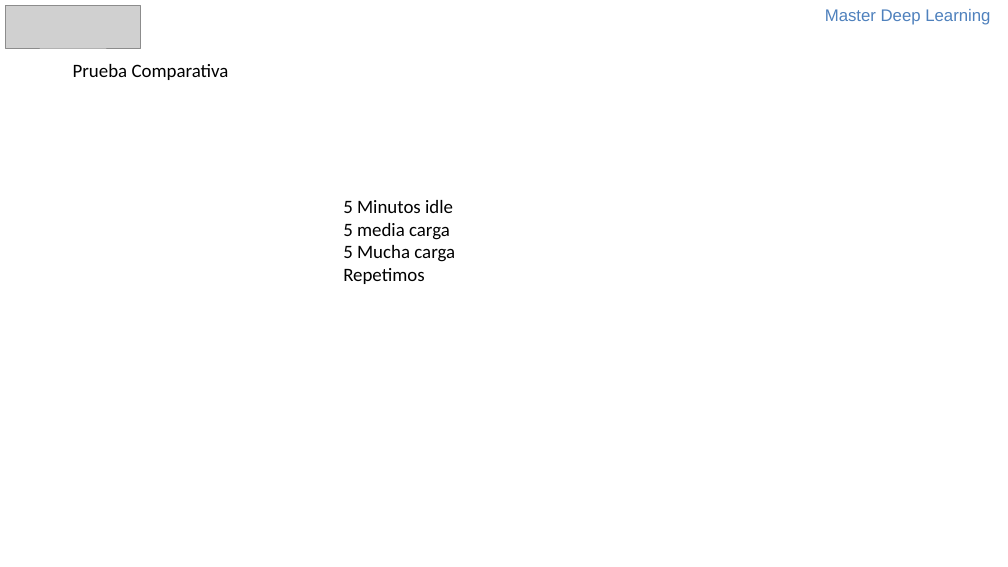
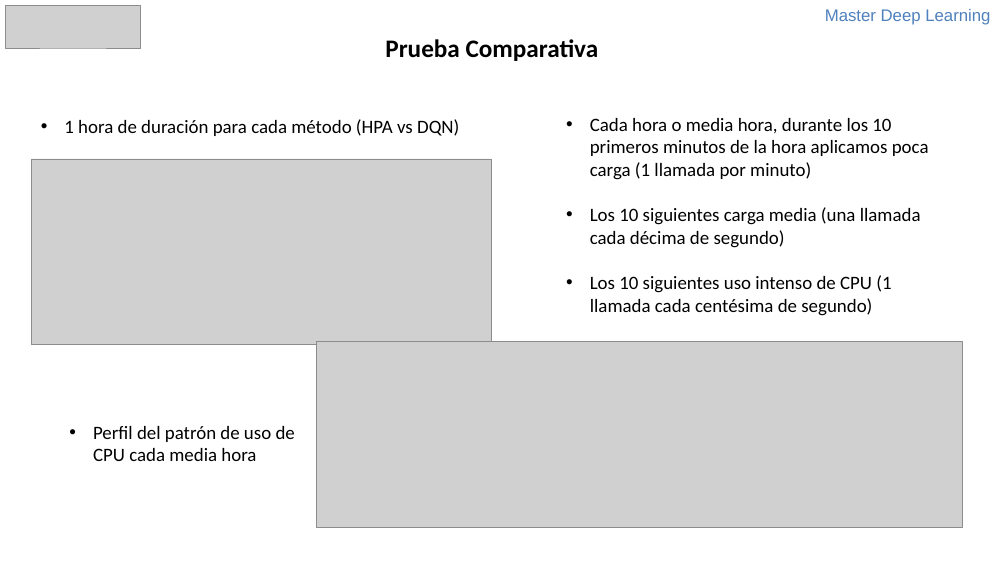
Before and after one commit to mlalandag/HPAwDRL, a slide deck: slide 14 of doc/HpaWithDrl.pptx. Drawn at 1008x567 pixels with LibreOffice and Linux fonts; fonts in the diff are those of the drawing; grey boxes stand for pictures. Boxes give left, top, right and bottom in pixels: in the first picture for what was removed or moved away, otherwise in the second. Text is boxed around its words. In the diff, an @@ line names an element or a change of style, - is before the commit and + after.

```diff
--- a/doc/HpaWithDrl.pptx
+++ b/doc/HpaWithDrl.pptx
@@ text "Prueba Comparativa": place and size @@
-text "Prueba Comparativa" at (73, 64, 229, 80)
+text "Prueba Comparativa" at (385, 39, 599, 61)
@@ text "Prueba Comparativa" at (385, 39, 599, 61): size 18 to 24 pt, bold on @@
@@ text added at (64, 119, 459, 136), 18 pt, text #000000 @@
+• 1 hora de duración para cada método (HPA vs DQN)
@@ text added at (590, 118, 929, 316), 18 pt, text #000000 @@
+• Cada hora o media hora, durante los 10 primeros minutos de la hora aplicamos poca carga (1 llamada por minuto)
+• Los 10 siguientes carga media (una llamada cada décima de segundo)
+• Los 10 siguientes uso intenso de CPU (1 llamada cada centésima de segundo)
@@ picture added at (31, 159, 492, 345) @@
@@ text removed at (343, 200, 455, 284) @@
-5 Minutos idle
-5 media carga
-5 Mucha carga
-Repetimos
@@ picture added at (317, 342, 963, 528) @@
@@ text added at (93, 426, 295, 461), 18 pt, text #000000 @@
+• Perfil del patrón de uso de CPU cada media hora
```
Also in this commit, not shown: 5 other slides changed, 1 slide added, 1 slide removed, 1 other file.
